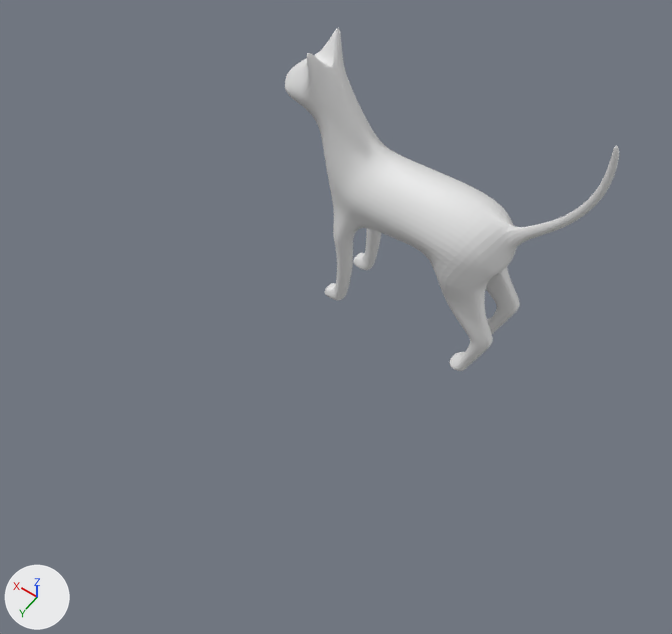
One commit to the Blender file Cat.blend: the scene before it, then after it.
Rendered twice from a camera (50 mm lens) standing at (-3.92, 5.69, 7.75) and looking at (-0.5, 0.9, 0.22). The lights are fixed; the arrows at lower left show +X, +Y and +Z.

The first picture shows 'Cat'.
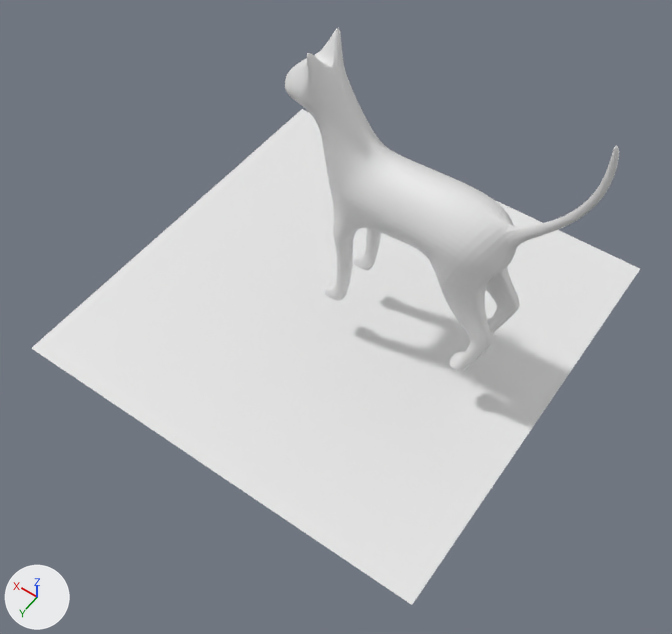
Location of each change, [x1, y1, x2, y2] in pixels of the pictures (672 x 634 px):
'Floor', shown: after [32, 109, 640, 605]

The change, as a diff of the scene's bpy script:
```diff
--- a/Cat.blend.py
+++ b/Cat.blend.py
@@ ob_floor @@
 ob_floor.scale = (2.59, 2.59, 2.59)
-ob_floor.hide_set(True)
```
